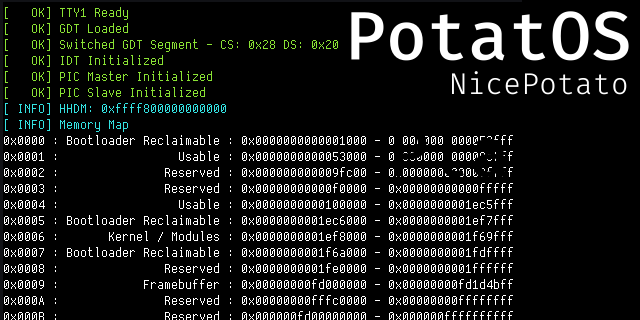
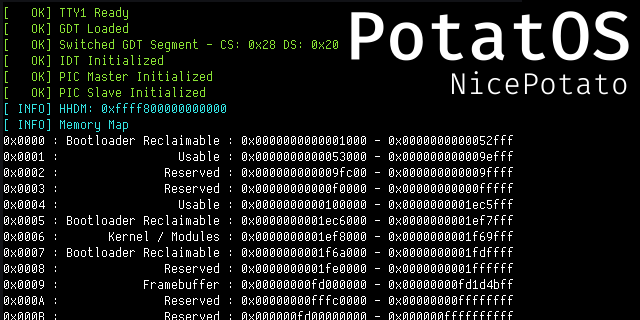
Layered file, before and after one edit (640x320). Changes by layer:
pixels changed over (x1=396, y1=136, x2=505, y2=177) (layer not identified)
